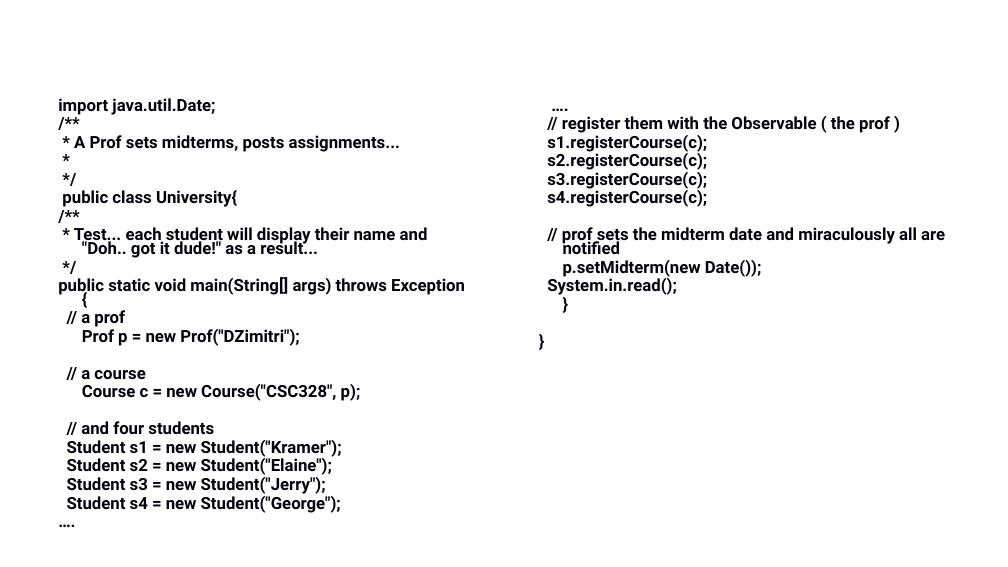
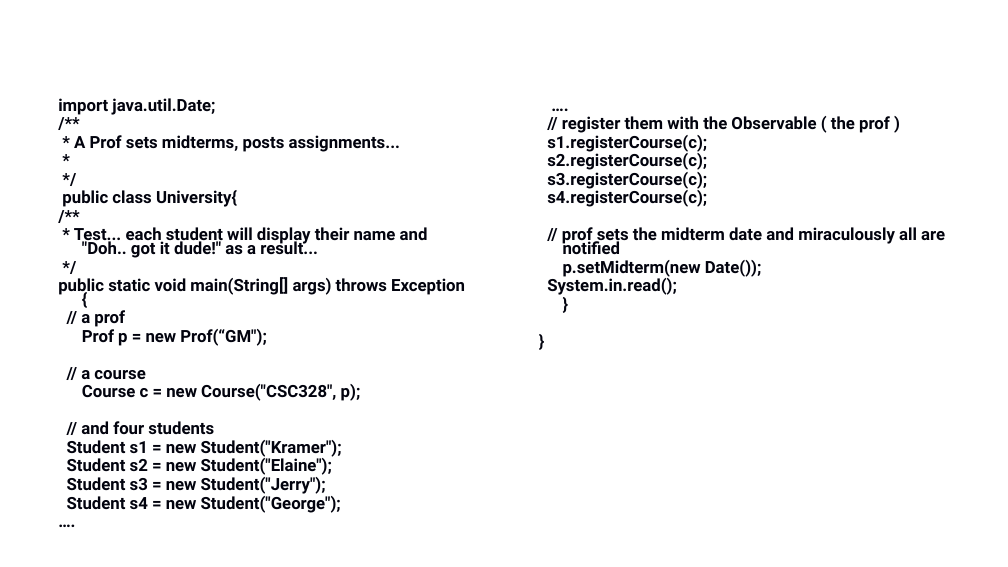
Before and after one commit to gmierzwinski/gmierzwinski.github.io, a slide deck: slide 24 of bishops/cs321/resources/CS321_Lecture_15A.pptx. Drawn at 1008x567 pixels with LibreOffice and Linux fonts; fonts in the diff are those of the drawing; background and template pictures are left out. Boxes give left, top, right and bottom in pixels: in the first picture for what was removed or moved away, otherwise in the second. Text is boxed around its words. In the diff, an @@ line names an element or a change of style, - is before the commit and + after.

```diff
--- a/bishops/cs321/resources/CS321_Lecture_15A.pptx
+++ b/bishops/cs321/resources/CS321_Lecture_15A.pptx
@@ text at bbox=[82, 329, 266, 346]: text changed @@
-Prof p = new Prof("DZimitri");
+Prof p = new Prof(“GM");
```
Also in this commit, not shown: 2 other slides changed, 6 other files.
